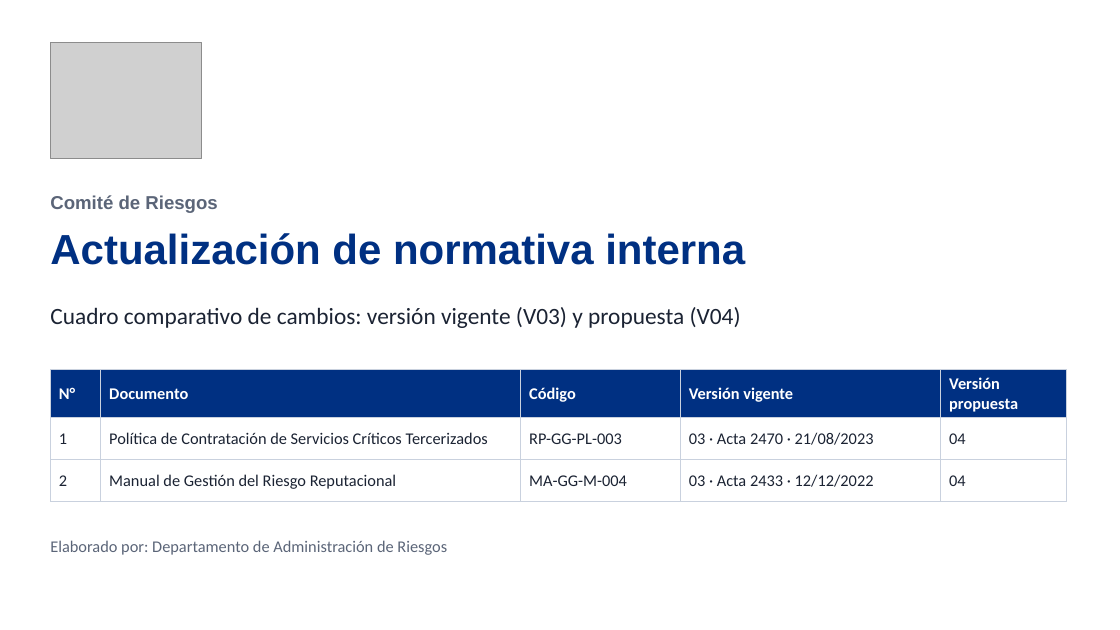
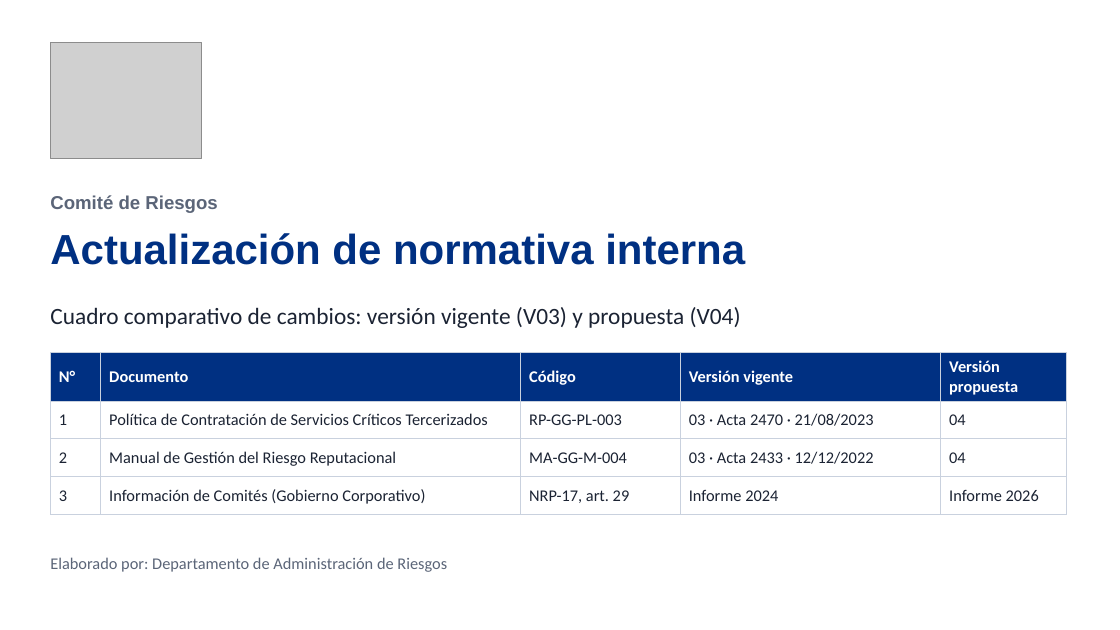
Before and after one commit to menjivar201280/riesgo, a slide deck: slide 1 of politicas/Comparativo_Comite_Riesgos_V03_vs_V04.pptx. Drawn at 1120x630 pixels with LibreOffice and Linux fonts; fonts in the diff are those of the drawing; grey boxes stand for pictures. Boxes give left, top, right and bottom in pixels: in the first picture for what was removed or moved away, otherwise in the second. Text is boxed around its words. In the diff, an @@ line names an element or a change of style, - is before the commit and + after.

```diff
--- a/politicas/Comparativo_Comite_Riesgos_V03_vs_V04.pptx
+++ b/politicas/Comparativo_Comite_Riesgos_V03_vs_V04.pptx
@@ table at bbox=[50, 353, 1067, 508] @@
+row 4: 3 | Información de Comités (Gobierno Corporativo) | NRP-17, art. 29 | Informe 2024 | Informe 2026
@@ table: place and size @@
-table at bbox=[50, 370, 1067, 493]
+table at bbox=[50, 353, 1067, 508]
@@ text "Elaborado por: Departamento de Administración ...": place and size @@
-text "Elaborado por: Departamento de Administración ..." at bbox=[50, 540, 447, 555]
+text "Elaborado por: Departamento de Administración ..." at bbox=[50, 557, 447, 572]
```
Also in this commit, not shown: 28 other slides changed, 42 slides added.
